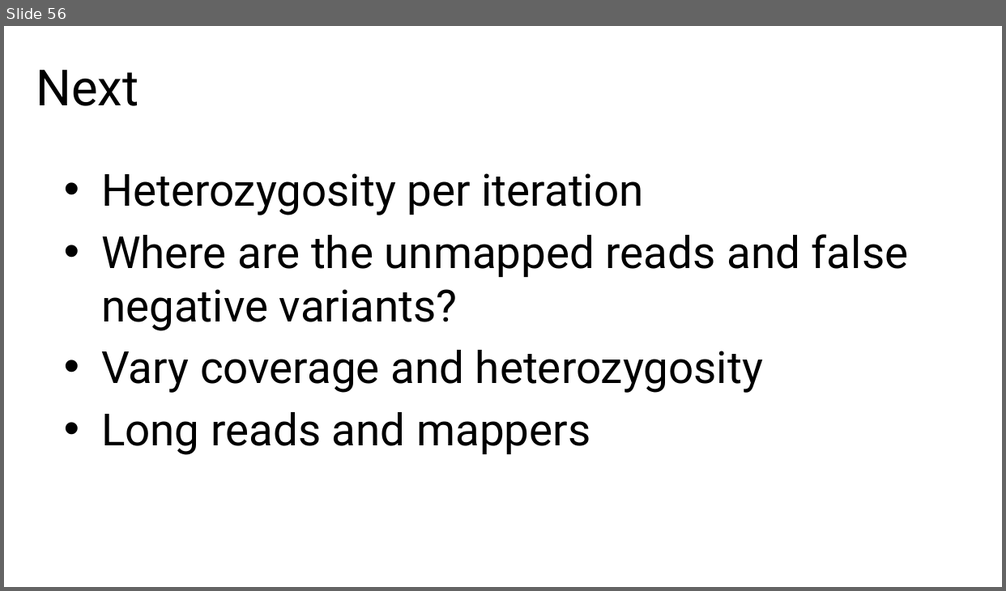
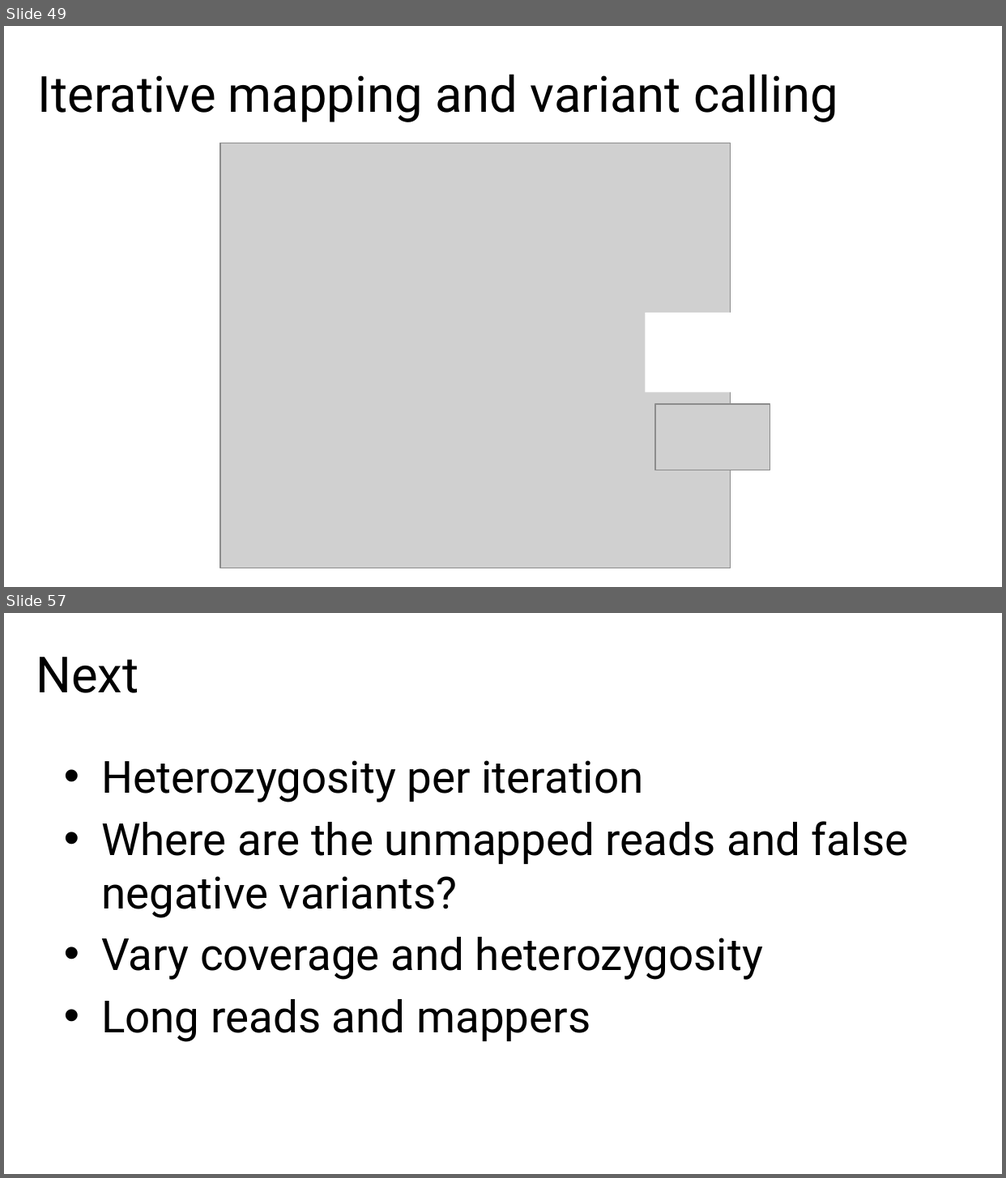
Before and after one commit to harvardinformatics/Mapping-simulations, a slide deck: evolution/Gregg-Thomas-2023-Evolution-notes.pptx. Shown one above the other, each under a label of ours: slide 56 before the commit, slides 49 and 57 after it; the slides between them are not shown. The pictures are 1006x591 and 1006x1178 pixels, drawn with LibreOffice and Linux fonts; fonts in the diff are those of the drawing; grey boxes stand for pictures. Boxes give left, top, right and bottom in pixels: in the first picture for what was removed or moved away, otherwise in the second. Text is boxed around its words. In the diff, an @@ line names an element or a change of style, - is before the commit and + after.

```diff
--- a/evolution/Gregg-Thomas-2023-Evolution-notes.pptx
+++ b/evolution/Gregg-Thomas-2023-Evolution-notes.pptx
@@ slide 49 added at (4, 26, 1002, 587), background #FFFFFF @@
@@ title added at (38, 74, 838, 122), 36 pt, text #000000 @@
+Iterative mapping and variant calling
@@ picture added at (220, 143, 731, 568) @@
@@ rectangle added at (645, 313, 770, 392), fill #FFFFFF @@
@@ picture added at (655, 404, 770, 470) @@
@@ what was slide 56 is now slide 57 @@
```
Also in this commit, not shown: 5 slides changed, 8 other slides added, 5 slides removed, 6 other files.
